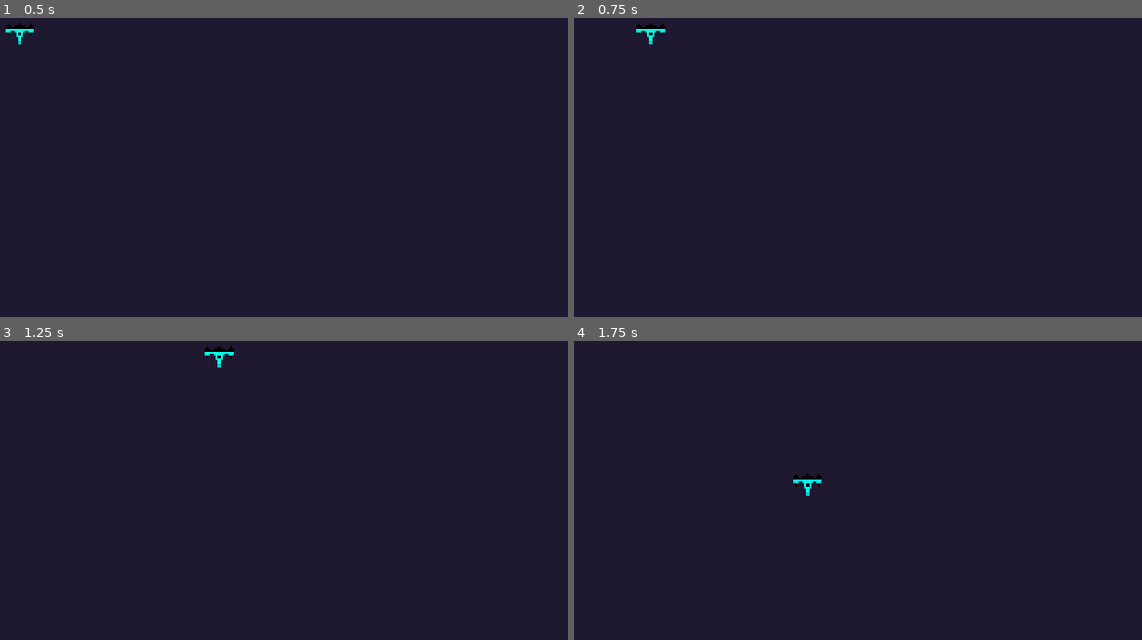
Above: before the commit, frames 1-4 (two rows, left to right).
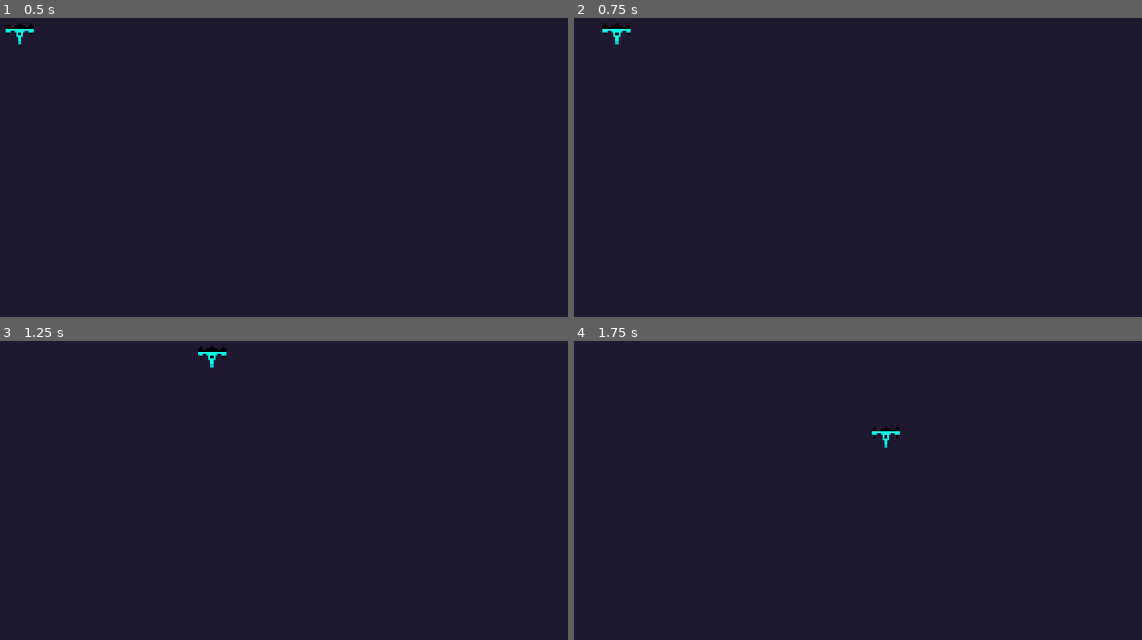
Above: after the commit, the same moments.

Repository: NicSkilzz/Space-360
Game: Godot game, scene res://World.tscn
The game is run twice, just before and just after one commit, with the same random seed, the same clock (stepped at 60 frames per second) and the same inputs.
Inputs:
- Up to frame 1 (0.5 s): no input
- Up to frame 2 (0.75 s): tap Enter at 0.5 s; hold Right (ui_right) from 0.53 s (still down)
- Up to frame 3 (1.25 s): keep holding Right (ui_right)
- Up to frame 4 (1.75 s): release Right (ui_right) at 1.28 s; hold Down (ui_down) from 1.28 s (still down)

Frame 1 is identical in both runs. In frame 2, 0.3% of the frame differs, in the area x 4-17%, y 1-9%; in frame 3, 0.2%; in frame 4, 0.3%.

Commit message:
Added Acceleration and Friction

Diff:
--- a/Space 360/Player.gd
+++ b/Space 360/Player.gd
@@ -1,21 +1,36 @@
 extends KinematicBody2D
 
-export (int) var speed = 160
+export (int) var SPEED = 200
+export (int) var ACCELERATION = 10
+export (int) var FRICTION = 1
 
+var input_direction = Vector2()
 var velocity = Vector2()
 
-func get_input(delta):
-	velocity = Vector2()
+func get_input_direction():
+	input_direction = Vector2()
+
 	if Input.is_action_pressed("ui_right"):
-		velocity.x += 1
+		input_direction.x += 1
 	if Input.is_action_pressed("ui_left"):
-		velocity.x -= 1
+		input_direction.x -= 1
 	if Input.is_action_pressed("ui_down"):
-		velocity.y += 1
+		input_direction.y += 1
 	if Input.is_action_pressed("ui_up"):
-		velocity.y -= 1
-	velocity = velocity.normalized() * speed * delta * 60
+		input_direction.y -= 1
+
+	input_direction = input_direction.normalized()
 
 func _physics_process(delta):
-	get_input(delta)
+	var input_dir = get_input_direction()
+	if input_dir != 0:
+		acceleration(input_direction)
+	else:
+		apply_friction()
 	velocity = move_and_slide(velocity)
+
+func apply_friction():
+	velocity = velocity.move_toward(Vector2.ZERO, FRICTION)
+
+func acceleration(direction):
+	velocity = velocity.move_toward(SPEED * direction, ACCELERATION)
